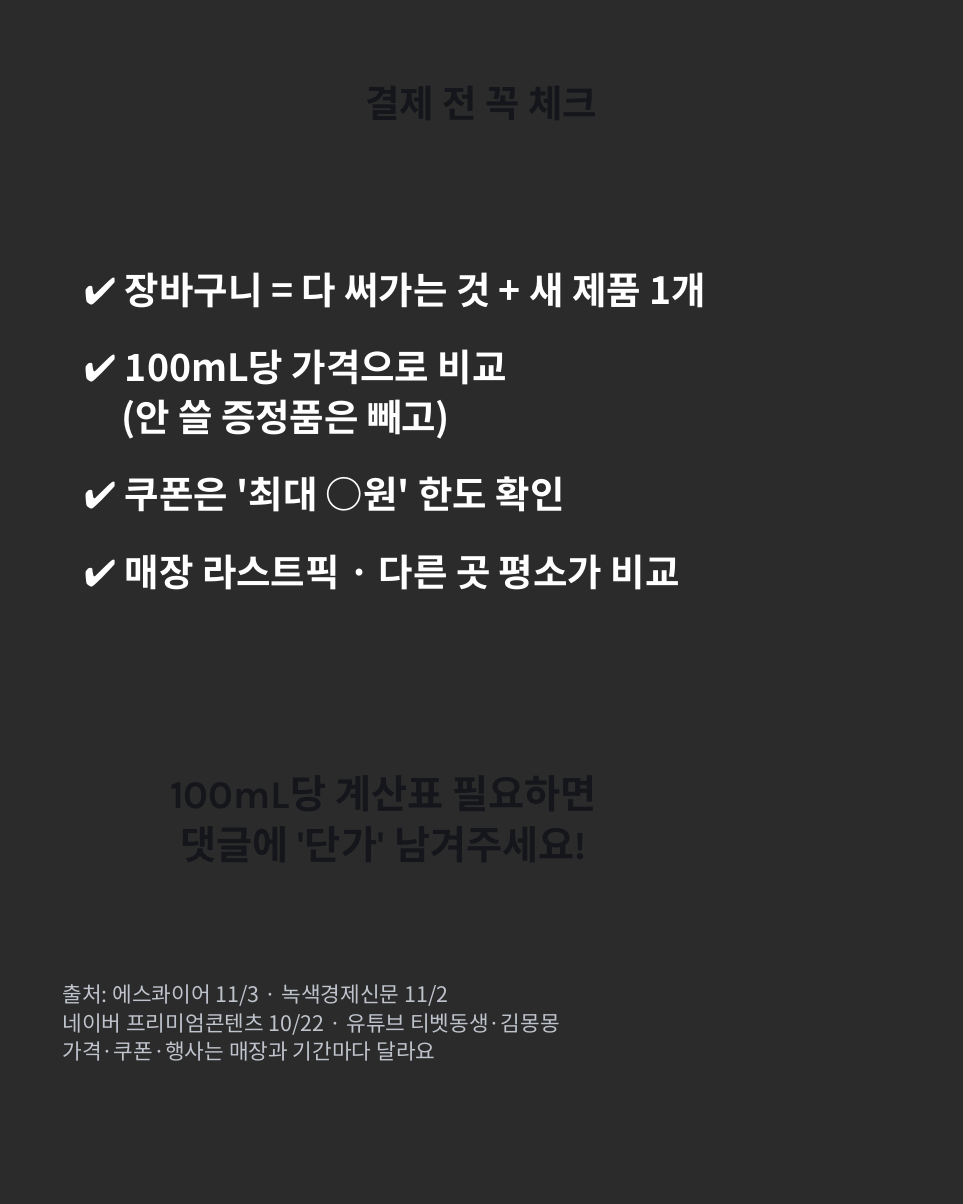
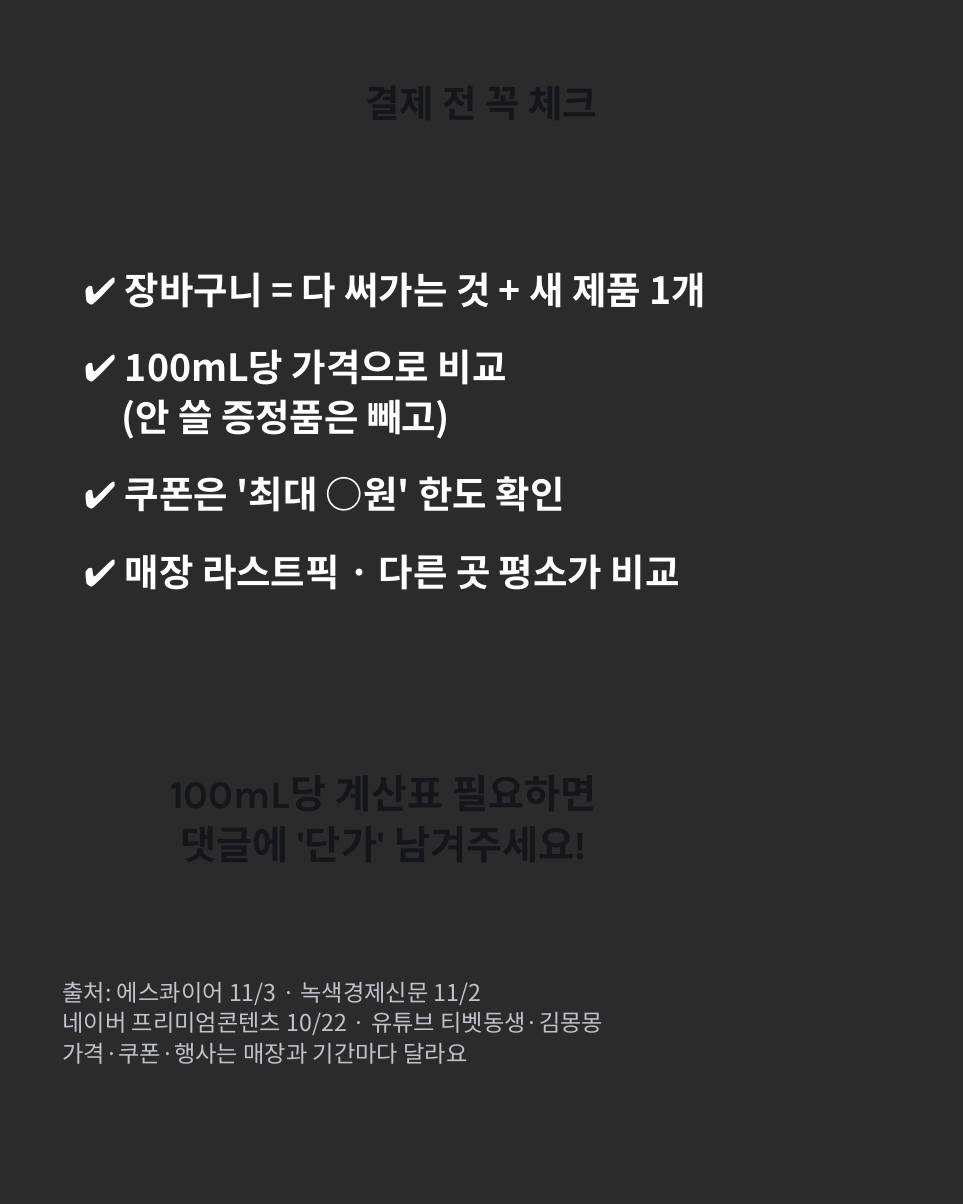
Before and after one commit to geben147-create/Insta, a slide deck: slide 7 of hermes-20261109/v3_card/V3_10_editable.pptx. Drawn at 963x1204 pixels with LibreOffice and Linux fonts; fonts in the diff are those of the drawing; background and template pictures are left out; a plain dark background stands for a picture behind light text. Boxes give left, top, right and bottom in pixels: in the first picture for what was removed or moved away, otherwise in the second. Text is boxed around its words. In the diff, an @@ line names an element or a change of style, - is before the commit and + after.

Commit message:
hermes: hermes-20261109/v3_card/V3_10_editable.pptx

```diff
--- a/hermes-20261109/v3_card/V3_10_editable.pptx
+++ b/hermes-20261109/v3_card/V3_10_editable.pptx
@@ text "출처: 에스콰이어 11/3 · 녹색경제신문 ..." at bbox=[62, 981, 603, 1064]: size 18 to 19.5 pt @@
```
